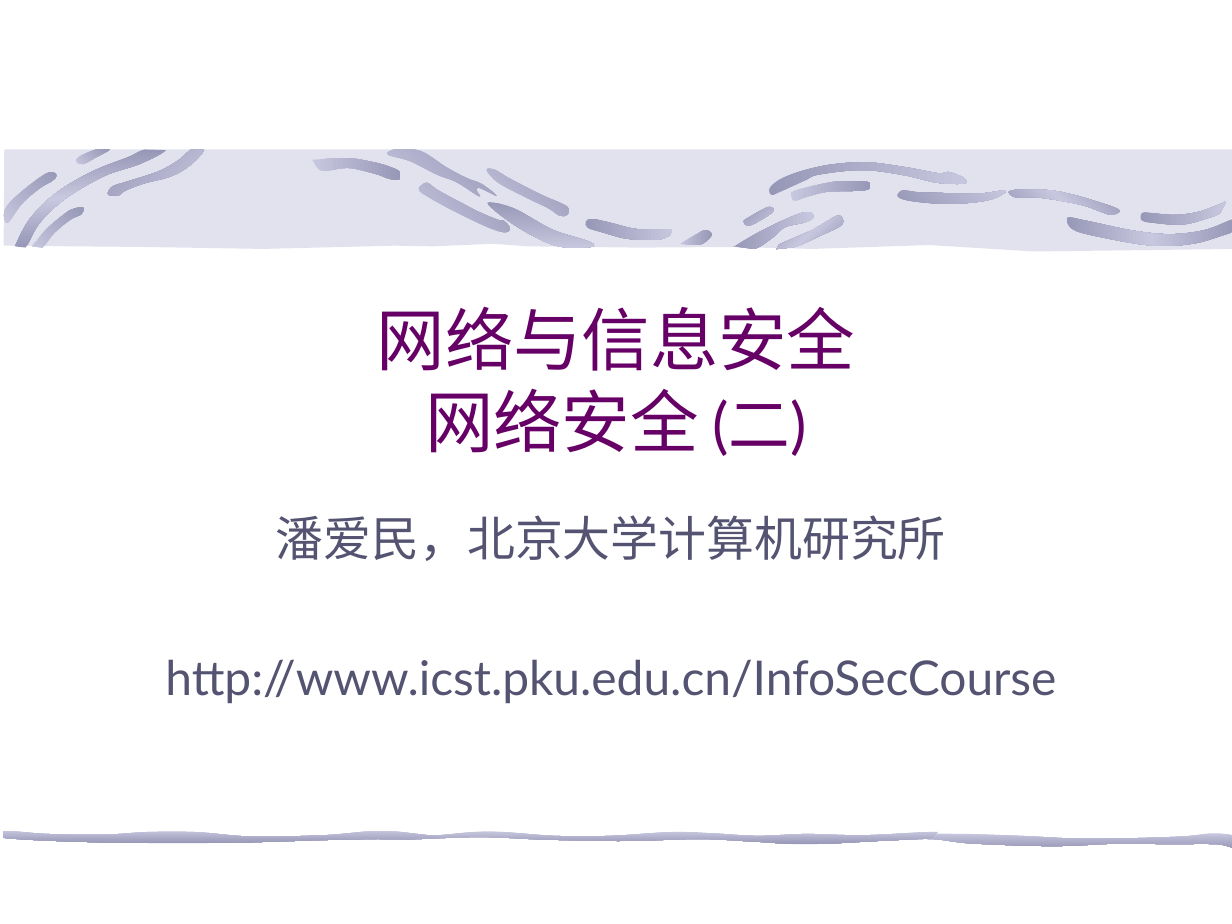
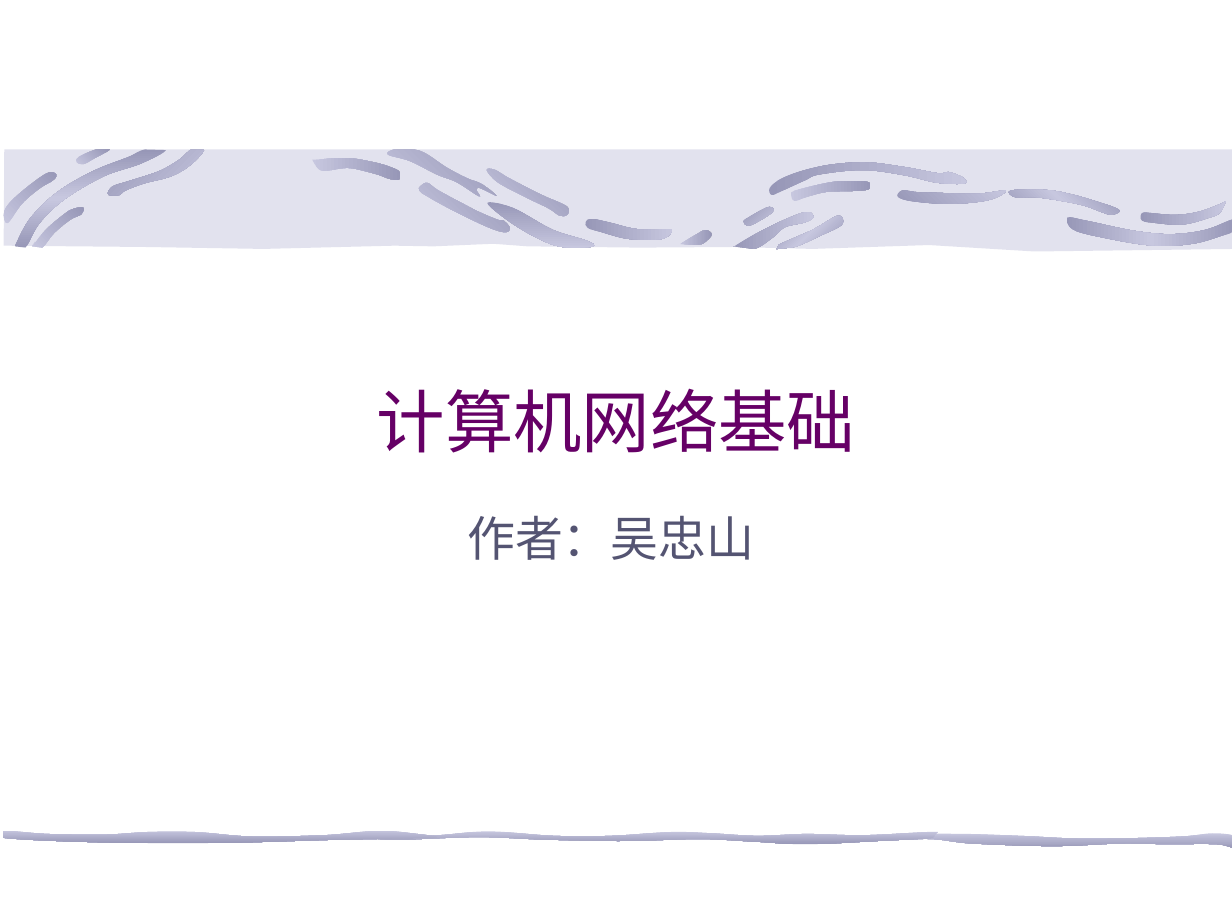
Before and after one commit to 13242084001/shell, a slide deck: slide 1 of 网络知识.ppt. Drawn at 1232x924 pixels with LibreOffice and Linux fonts; fonts in the diff are those of the drawing; background and template pictures are left out. Boxes give left, top, right and bottom in pixels: in the first picture for what was removed or moved away, otherwise in the second. Text is boxed around its words. In the diff, an @@ line names an element or a change of style, - is before the commit and + after.

```diff
--- a/网络知识.ppt
+++ b/网络知识.ppt
@@ title at [377, 388, 856, 453]: text changed @@
-网络与信息安全
-网络安全 (二)
+计算机网络基础
@@ subtitle at [467, 515, 754, 560]: text changed @@
-潘爱民，北京大学计算机研究所
-http://www.icst.pku.edu.cn/InfoSecCourse
+作者：吴忠山
```
Also in this commit, not shown: 6 other slides changed, 12 slides added, 44 slides removed.
